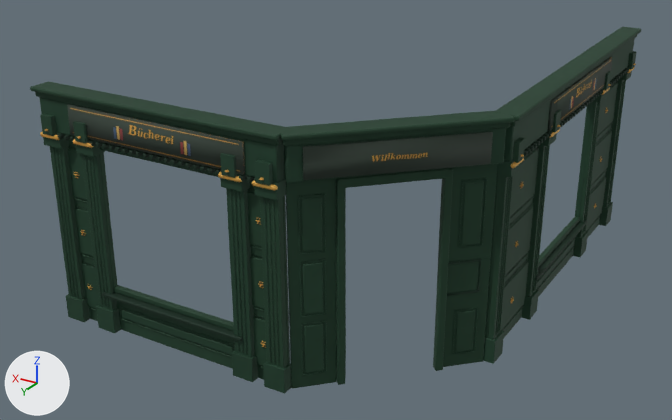
Renders of the Blender file assets/models/source/facade/ground_victorian.blend from each side of a commit.
Before and after are seen from a camera (50 mm lens) standing at (-7.59, 13.75, 7.26) and looking at (0.23, 0.71, 0.74). The axes (+X, +Y, +Z) are drawn at lower left. The lights are the same throughout. The first picture is the older version.

The first picture shows 'Feld Briefkasten oben', 'Feld Tür links', 'Feld links 1', 'Feld links 2', 'Feld vorn 1', 'Fensterbank links', 'Fensterbank vorn', 'Fensterrahmen links', 'Fensterrahmen vorn', 'Pilaster links', 'Pilaster vorn', 'Schildkasten Tür', 'Schildkasten Tür Schild 1', 'Schildkasten links', 'Schildkasten links Schild 1', 'Schildkasten vorn', 'Schildkasten vorn Schild 1', 'Türrahmen' and 21 more.
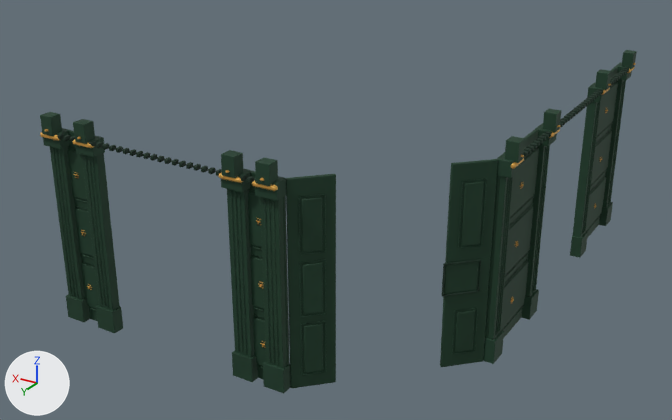
What differs and where, as boxes [x1, y1, x2, y2] in the pictures (672 x 420 px):
'Schildkasten vorn', deleted (green)
    before: [30, 82, 291, 182]
'Schildkasten Tür Schild 1', deleted
    before: [303, 132, 493, 180]
'Schildkasten Tür', deleted (green)
    before: [281, 111, 514, 183]
'Schildkasten vorn Schild 1', deleted
    before: [67, 104, 245, 175]
'Türrahmen', deleted (green)
    before: [336, 168, 453, 385]
'Feld vorn 1', reshaped
    before: [117, 301, 235, 369]
    after: [67, 130, 99, 321]
'Schildkasten links', deleted (green)
    before: [495, 27, 641, 161]
'Feld links 1', reshaped
    before: [536, 239, 575, 297]
    after: [485, 129, 539, 339]
'Fensterrahmen vorn', deleted
    before: [99, 143, 234, 331]
'Schildkasten links Schild 1', deleted
    before: [548, 57, 613, 131]
'Fensterbank vorn', deleted
    before: [102, 292, 243, 342]
'Fensterrahmen links', deleted
    before: [538, 101, 593, 267]
'Fensterbank links', deleted
    before: [535, 220, 587, 281]
part 1 of me_feld_vorn_1, deleted (green)
    before: [122, 310, 233, 355]
part 2 of me_feld_vorn_1, cut back
    before: [117, 301, 235, 369]
    after: [68, 130, 96, 290]
part 3 of me_feld_links_1, deleted
    before: [536, 239, 575, 289]
part 4 of me_feld_links_1, cut back
    before: [537, 243, 574, 297]
    after: [496, 129, 538, 214]
'Feld vorn 3', unchanged, covered by the edit
    before: [247, 177, 290, 380]
'Feld links 3', unchanged, covered by the edit
    before: [586, 82, 618, 238]

The change, as a diff of the scene's bpy script:
```diff
--- a/assets/models/source/facade/ground_victorian.blend.py
+++ b/assets/models/source/facade/ground_victorian.blend.py
@@ me_feld_vorn_1 @@
-me_feld_vorn_1.from_pydata(...)  # 40 vertices, 36 faces; spans x -0.3..2.3, y 4.2..4.29, z -0.5..0.2
+me_feld_vorn_1.from_pydata(...)  # 60 vertices, 52 faces; spans x 2.3..3.2, y 4.2..4.29, z -0.5..2.78
+# me_feld_vorn_1 part 1: the loose piece of 20 vertices spanning x -0.11..2.1, y 4.26..4.29, z -0.24..-0.1 is deleted
+# me_feld_vorn_1 part 2: 18 vertices removed from x -0.3..2.3, y 4.2..4.27, z -0.5..0.2; 58 vertices added at x 2.3..3.2, y 4.2..4.29, z -0.5..2.78
 me_feld_vorn_1.materials.append(mat_facade_paint)
@@ me_feld_links_1 @@
-me_feld_links_1.from_pydata(...)  # 40 vertices, 36 faces; spans x -3.28..-3.2, y -2.31..0.3, z -0.5..0.2
+me_feld_links_1.from_pydata(...)  # 84 vertices, 76 faces; spans x -3.29..-3.2, y 0.3..2.09, z -0.5..2.78
+# me_feld_links_1 part 3: the loose piece of 20 vertices spanning x -3.28..-3.26, y -2.1..0.1, z -0.24..-0.1 is deleted
+# me_feld_links_1 part 4: 18 vertices removed from x -3.26..-3.2, y -2.31..0.3, z -0.5..0.2; 82 vertices added at x -3.29..-3.2, y 0.3..2.09, z -0.5..2.78
 me_feld_links_1.materials.append(mat_facade_paint)
@@ ob_fensterrahmen_vorn @@
-ob_fensterrahmen_vorn = bpy.data.objects.new('Fensterrahmen vorn', me_fensterrahmen_vorn)
@@ ob_fensterbank_vorn @@
-ob_fensterbank_vorn = bpy.data.objects.new('Fensterbank vorn', me_fensterbank_vorn)
@@ ob_schildkasten_vorn @@
-ob_schildkasten_vorn = bpy.data.objects.new('Schildkasten vorn', me_schildkasten_vorn)
@@ ob_schildkasten_vorn_schild_1 @@
-ob_schildkasten_vorn_schild_1 = bpy.data.objects.new('Schildkasten vorn Schild 1', me_schildkasten_vorn_schild_1)
@@ ob_fensterrahmen_links @@
-ob_fensterrahmen_links = bpy.data.objects.new('Fensterrahmen links', me_fensterrahmen_links)
@@ ob_fensterbank_links @@
-ob_fensterbank_links = bpy.data.objects.new('Fensterbank links', me_fensterbank_links)
@@ ob_schildkasten_links @@
-ob_schildkasten_links = bpy.data.objects.new('Schildkasten links', me_schildkasten_links)
@@ ob_schildkasten_links_schild_1 @@
-ob_schildkasten_links_schild_1 = bpy.data.objects.new('Schildkasten links Schild 1', me_schildkasten_links_schild_1)
@@ ob_türrahmen @@
-ob_türrahmen = bpy.data.objects.new('Türrahmen', me_türrahmen)
@@ ob_schildkasten_tür @@
-ob_schildkasten_tür = bpy.data.objects.new('Schildkasten Tür', me_schildkasten_tür)
@@ ob_schildkasten_tür_schild_1 @@
-ob_schildkasten_tür_schild_1 = bpy.data.objects.new('Schildkasten Tür Schild 1', me_schildkasten_tür_schild_1)
```
